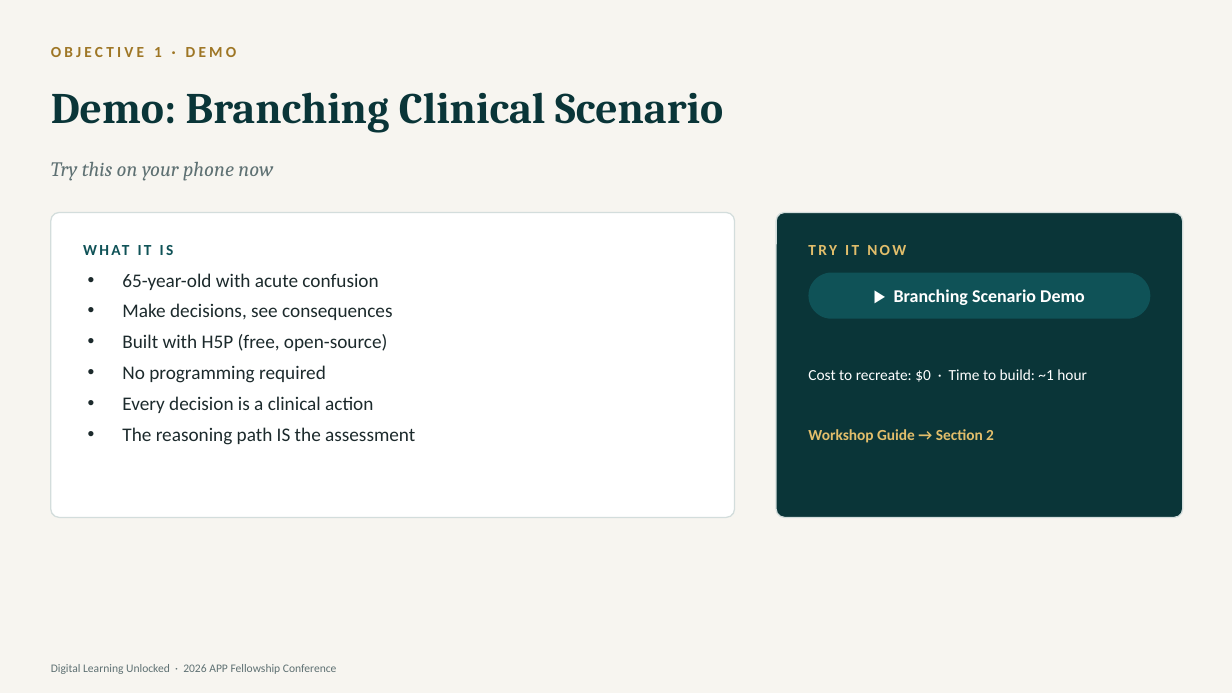
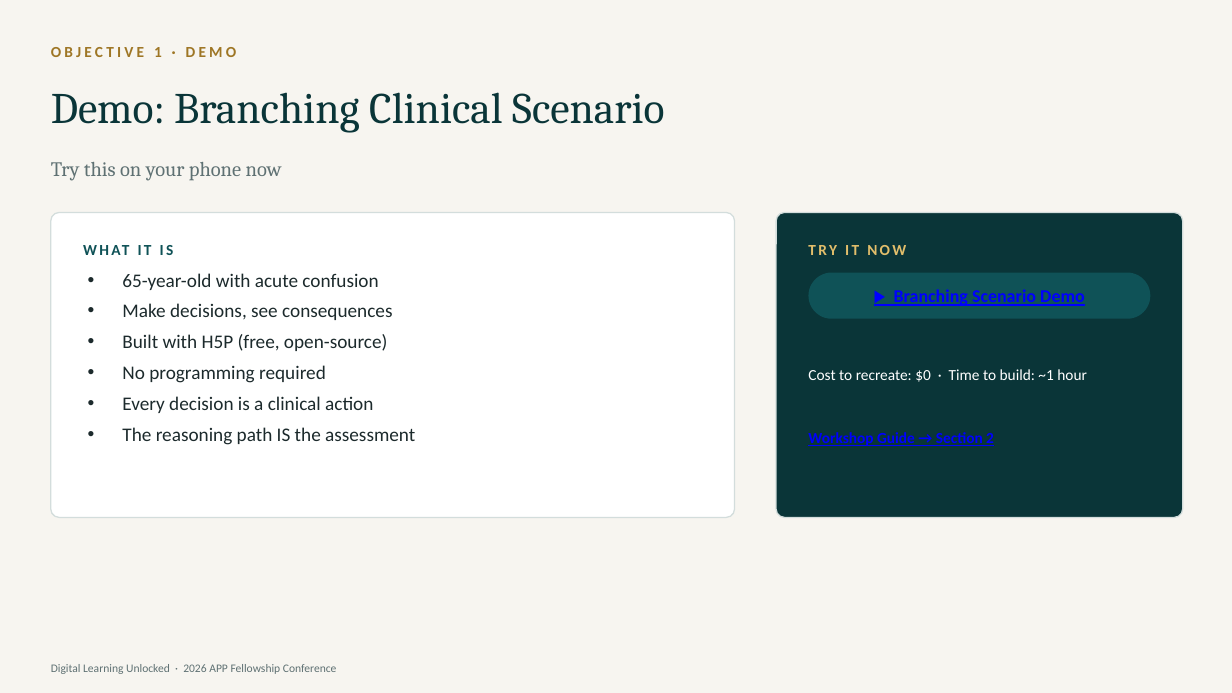
Before and after one commit to diana-brewer/digital-learning-unlocked, a slide deck: slide 5 of Digital Learning Unlocked - Slide Deck.pptx. Drawn at 1232x693 pixels with LibreOffice and Linux fonts; fonts in the diff are those of the drawing. Boxes give left, top, right and bottom in pixels: in the first picture for what was removed or moved away, otherwise in the second. Text is boxed around its words. In the diff, an @@ line names an element or a change of style, - is before the commit and + after.

```diff
--- a/Digital Learning Unlocked - Slide Deck.pptx
+++ b/Digital Learning Unlocked - Slide Deck.pptx
@@ text "Demo: Branching Clinical Scenario" at (51,92,664,133): bold off @@
@@ text "Try this on your phone ..." at (51,162,282,181): italic off @@
@@ text "▶ Branching Scenario Demo" at (894,289,1085,306): text colour #FFFFFF to #0000FF, underline on @@
@@ text "Workshop Guide → Section 2" at (808,432,994,446): text colour #E2BE6B to #0000FF, underline on @@
```
Also in this commit, not shown: 28 other slides changed, 2 other files.
